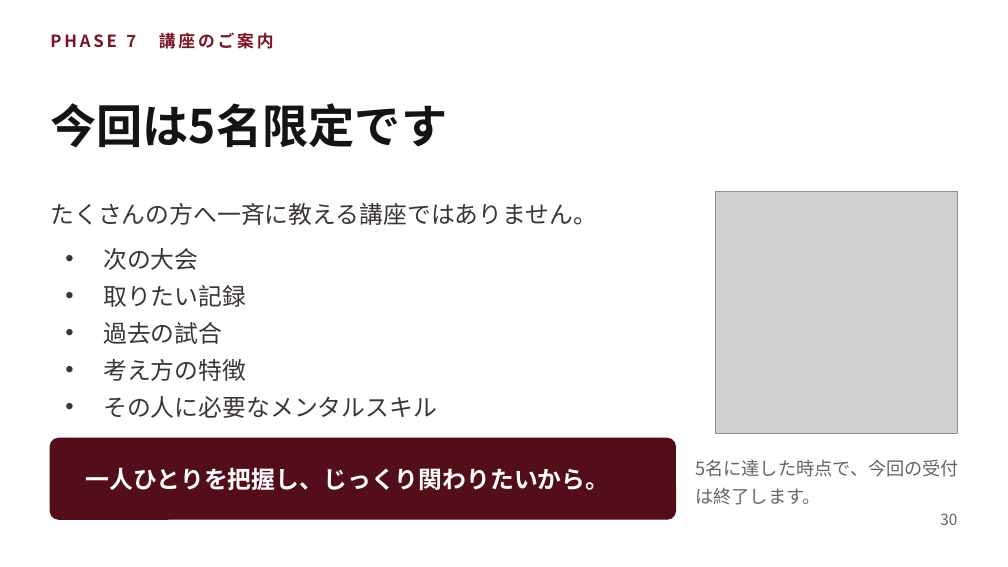
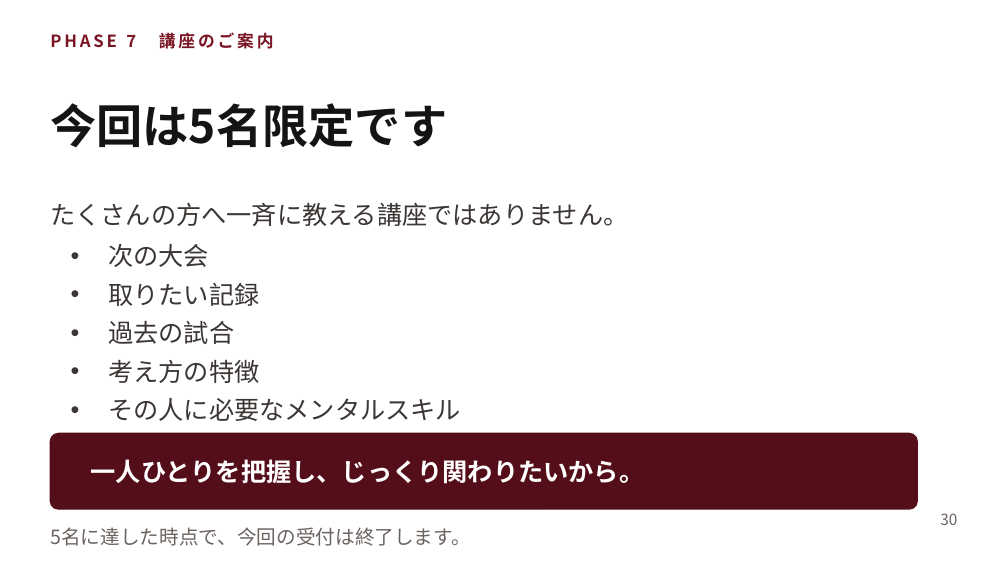
Before and after one commit to shiori0823/shiorin-trainer, a slide deck: slide 30 of deck/consultation-deck.pptx. Drawn at 1008x567 pixels with LibreOffice and Linux fonts; fonts in the diff are those of the drawing; grey boxes stand for pictures. Boxes give left, top, right and bottom in pixels: in the first picture for what was removed or moved away, otherwise in the second. Text is boxed around its words. In the diff, an @@ line names an element or a change of style, - is before the commit and + after.

```diff
--- a/deck/consultation-deck.pptx
+++ b/deck/consultation-deck.pptx
@@ picture removed at [716, 192, 958, 433] @@
@@ rounded rectangle: place and size @@
-rounded rectangle at [50, 438, 675, 519]
+rounded rectangle at [50, 433, 917, 509]
@@ rounded rectangle at [50, 433, 917, 509]: proportions changed @@
@@ size 17 to 18 pt in 3 elements at [50, 202, 628, 226], [108, 244, 461, 421], [91, 459, 645, 484] @@
@@ text "5名に達した時点で、今回の受付は終了します。": place and size @@
-text "5名に達した時点で、今回の受付は終了します。" at [695, 459, 959, 505]
+text "5名に達した時点で、今回の受付は終了します。" at [50, 527, 471, 546]
@@ text "5名に達した時点で、今回の受付は終了します。" at [50, 527, 471, 546]: size 13 to 14 pt; line spacing 20pt to 1 @@
```
Also in this commit, not shown: 22 other slides changed, 4 other files.
